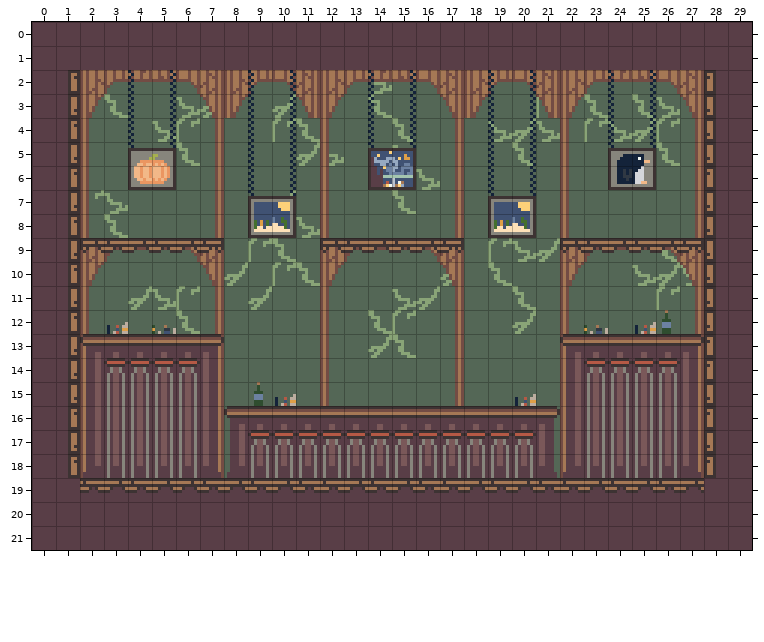
Two states of a Tiled map, tiled/levels/saloon.tmx. The picture above is the old version.
Cells are 8x8 px. Shown: x 0..29, y 0..21.
And afterwards:
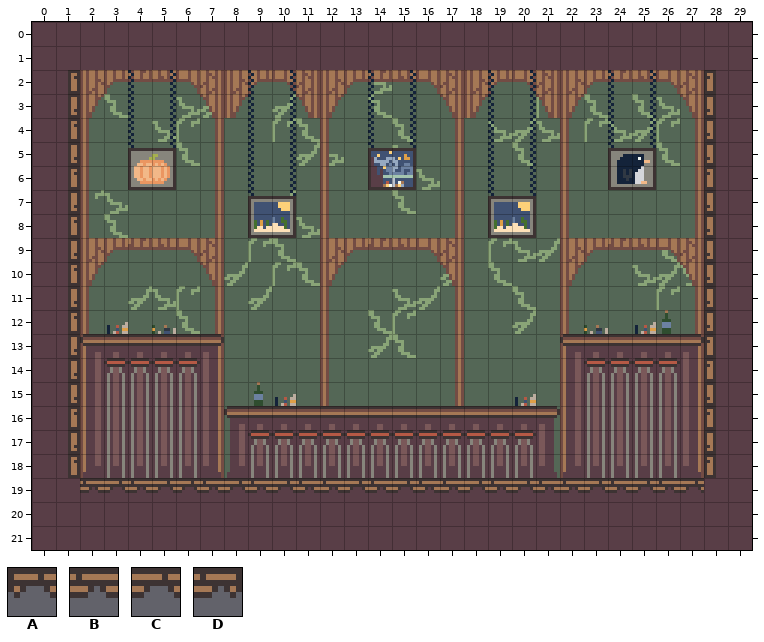
Key: from "CowboyTilemap": A 8 "wall", B 9 "wall", C 10 "wall", D 13 "wall".
_ is an empty cell.
What changed:
{"where": "layer \"Collision\""}
{"y":9,"x":2,"old":"ABCBCD","new":"______"}
{"y":9,"x":12,"old":"ABCBCD","new":"______"}
{"y":9,"x":22,"old":"ABCBCD","new":"______"}
{"label":"removed","picture_box":[80,238,224,253]}
{"label":"removed","picture_box":[320,238,464,253]}
{"label":"removed","picture_box":[560,238,704,253]}
